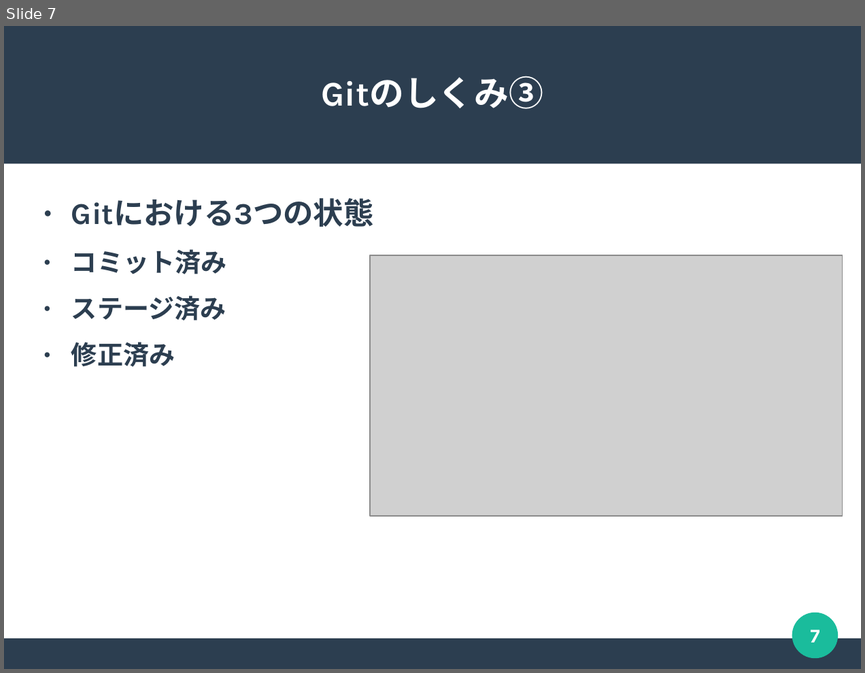
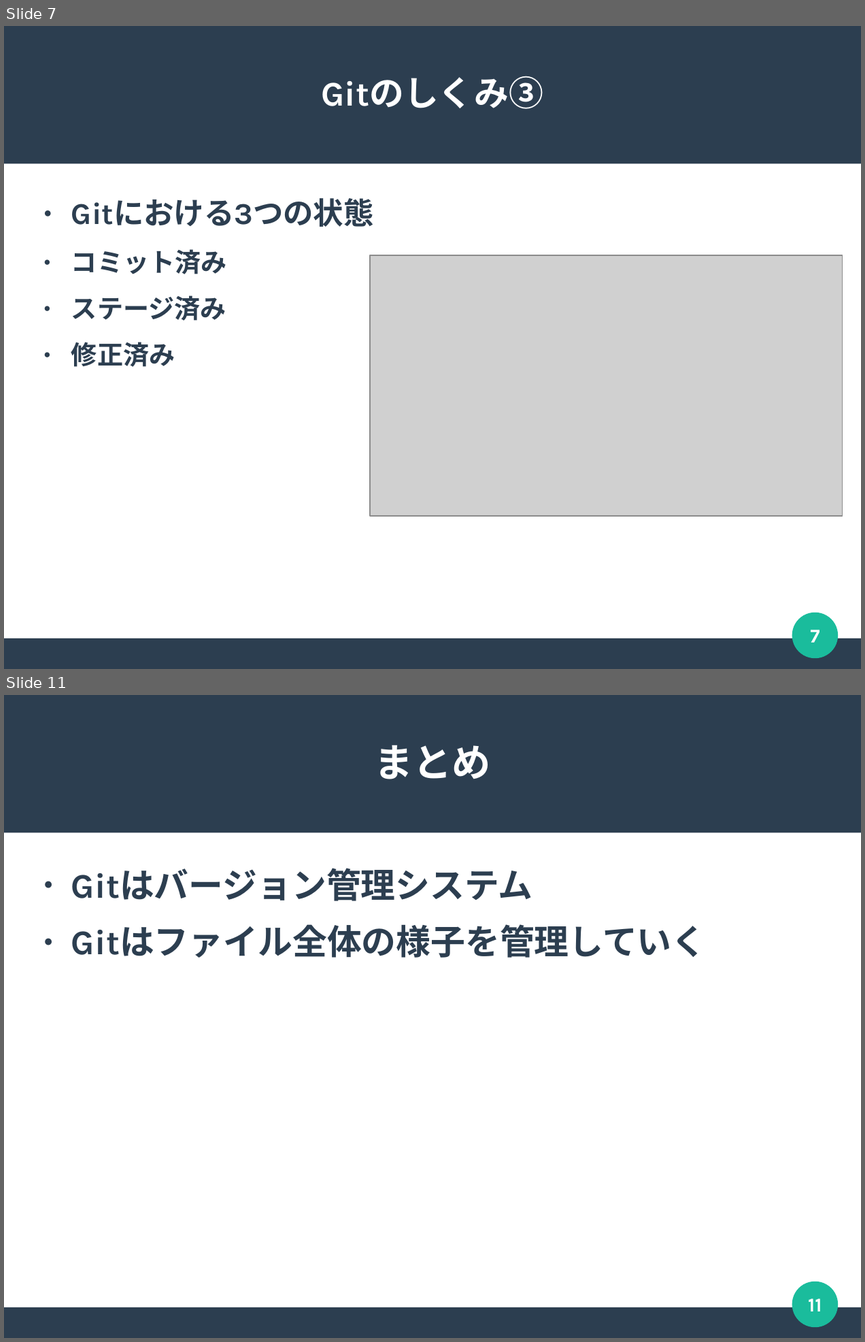
Before and after one commit to m17saitou/NMC-Git-Education, a slide deck: GitEducation01.odp. Shown one above the other, each under a label of ours: slide 7 before the commit, slides 7 and 11 after it; the slides between them are not shown. The pictures are 865x673 and 865x1342 pixels, drawn with LibreOffice and Linux fonts; fonts in the diff are those of the drawing; grey boxes stand for pictures. Boxes give left, top, right and bottom in pixels: in the first picture for what was removed or moved away, otherwise in the second. Text is boxed around its words. In the diff, an @@ line names an element or a change of style, - is before the commit and + after.

```diff
--- a/GitEducation01.odp
+++ b/GitEducation01.odp
@@ slide 11 added at box(4, 695, 861, 1338), background #FFFFFF; not listed: 3 template elements that a slide beside it also shows @@
@@ title added at box(374, 745, 490, 779), 36 pt, text #FFFFFF, bold @@
+まとめ
@@ text added at box(71, 868, 706, 957), 32 pt, text #2C3E50, bold @@
+● Gitはバージョン管理システム
+● Gitはファイル全体の様子を管理していく
@@ page number added at box(808, 1298, 821, 1311), 18 pt, text #FFFFFF, bold @@
+11
```
Also in this commit, not shown: 1 slide changed, 3 other slides added, 3 other files.
